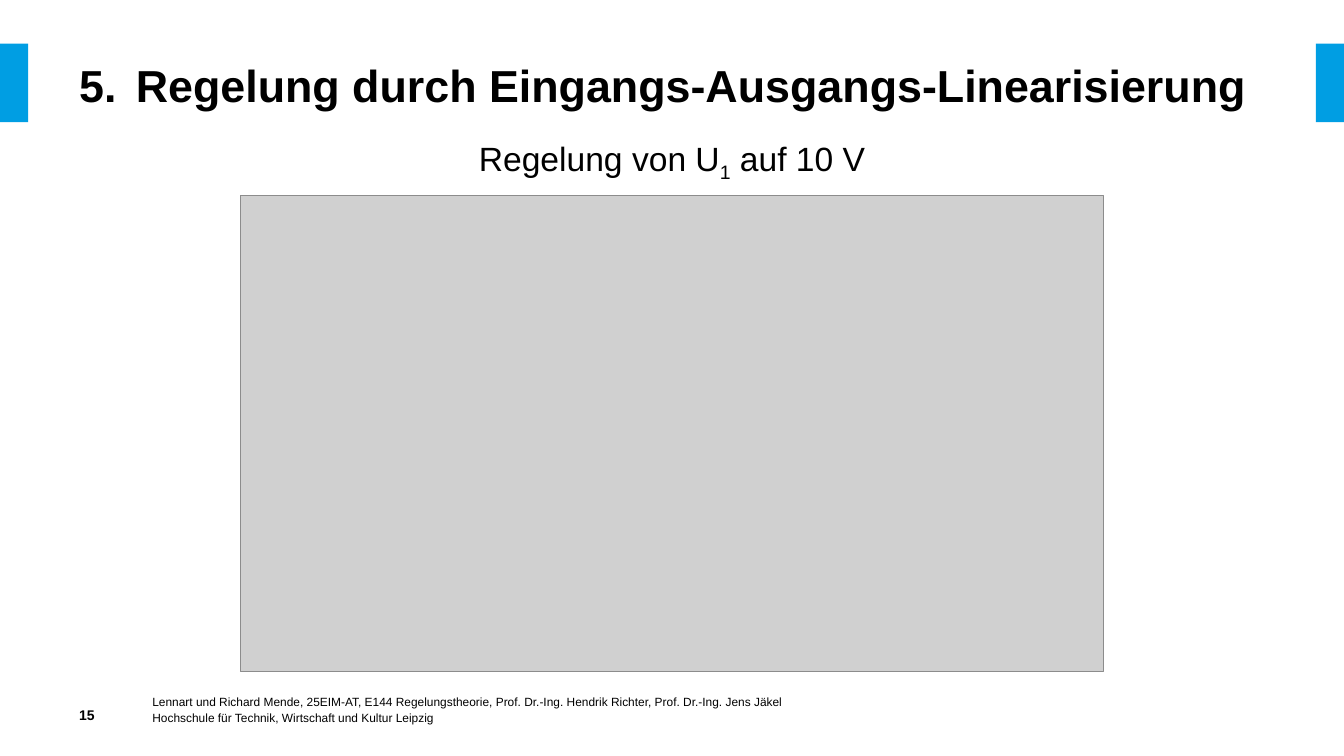
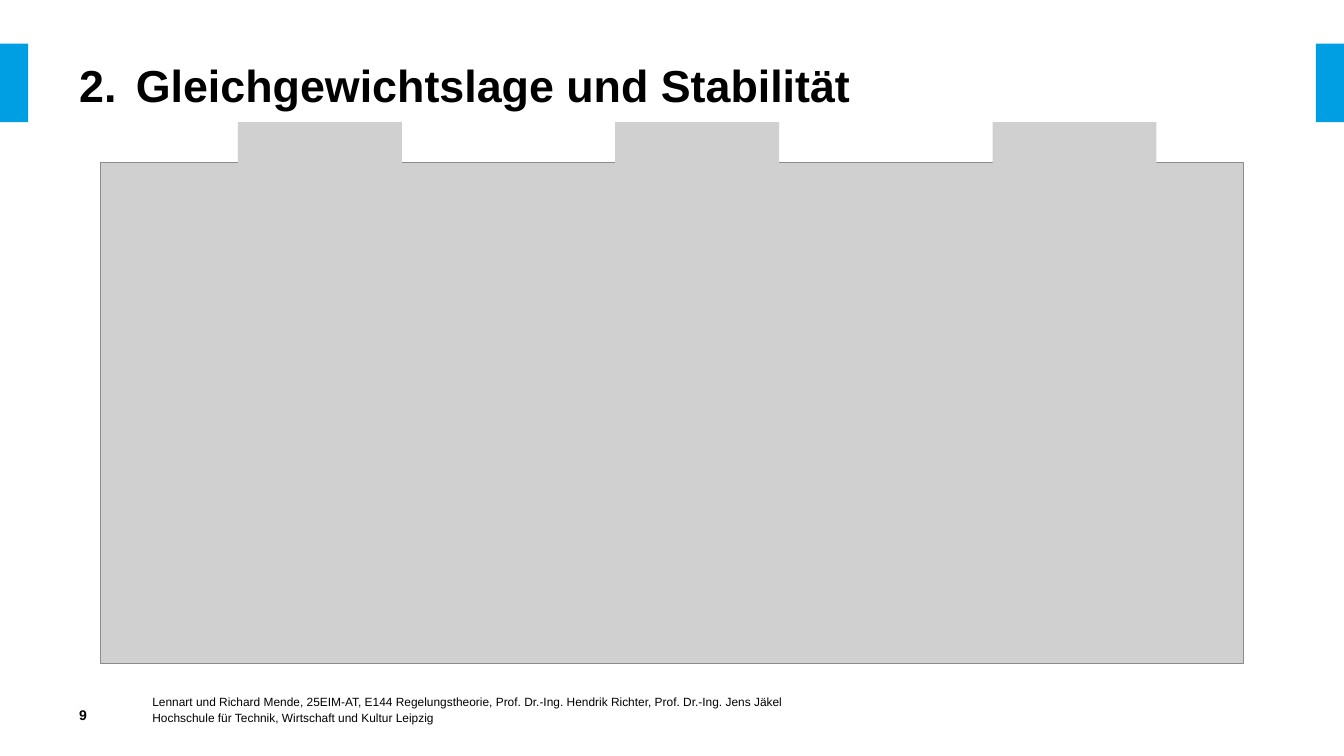
Before and after one commit to LennartMende/ColpittsOscillator, a slide deck: slide 9 of Präsentationen/Abschlusspräsentation.pptx (slide 15 before the commit). Drawn at 1344x756 pixels with LibreOffice and Linux fonts; fonts in the diff are those of the drawing; grey boxes stand for pictures; background and template pictures are left out. Boxes give left, top, right and bottom in pixels: in the first picture for what was removed or moved away, otherwise in the second. Text is boxed around its words. In the diff, an @@ line names an element or a change of style, - is before the commit and + after.

```diff
--- a/Präsentationen/Abschlusspräsentation.pptx
+++ b/Präsentationen/Abschlusspräsentation.pptx
@@ title at (136,69,850,111): text changed @@
-5. Regelung durch Eingangs-Ausgangs-Linearisierung
+2. Gleichgewichtslage und Stabilität
@@ picture added at (238,122,402,165) @@
@@ text removed at (479,146,865,178) @@
-Regelung von U1 auf 10 V
@@ picture added at (615,122,779,165) @@
@@ picture added at (993,122,1157,165) @@
@@ picture: place and size @@
-picture at (241,196,1104,671)
+picture at (101,163,1244,663)
@@ page number at (79,710,87,720): text changed @@
-15
+9
```
Also in this commit, not shown: 6 other slides changed, 1 other file.
